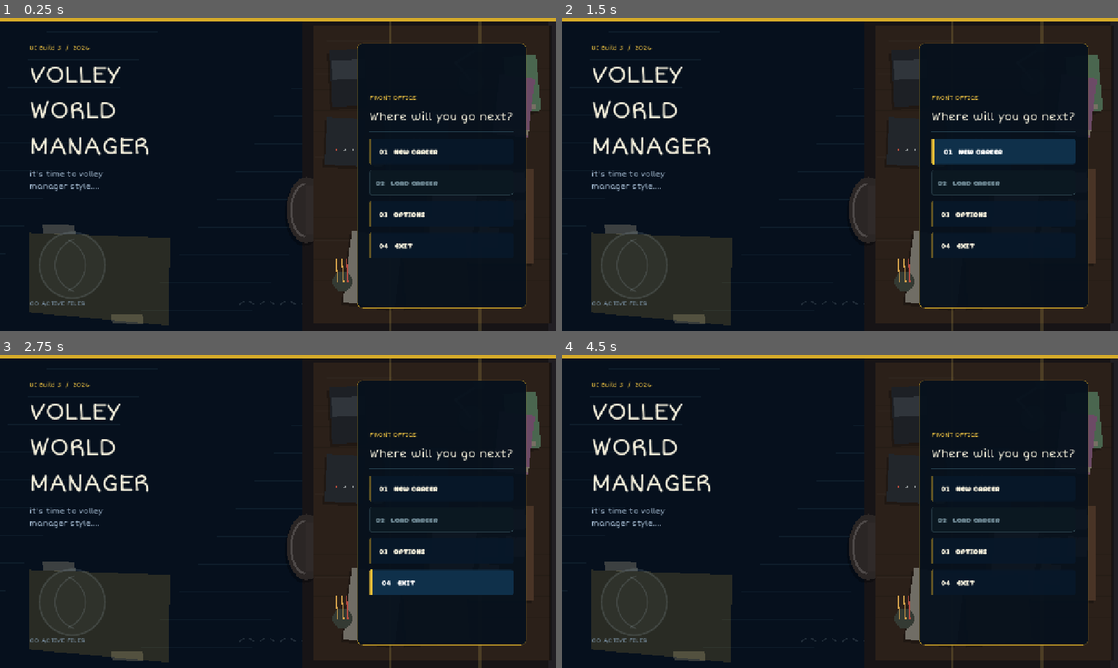
Above: before the commit, frames 1-4 (two rows, left to right).
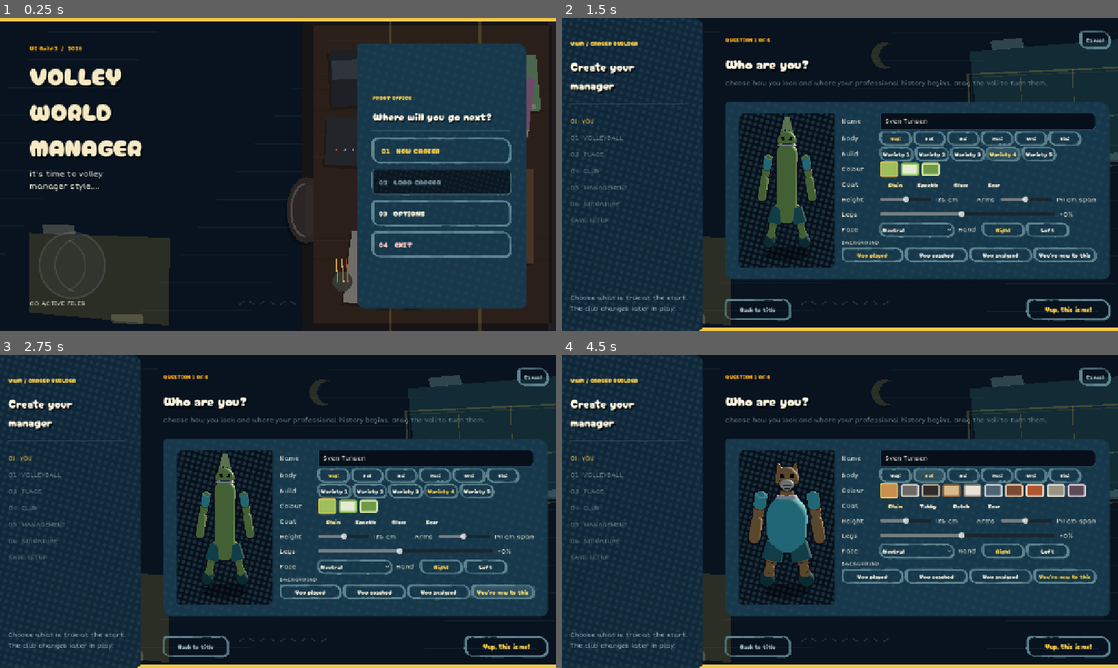
Above: after the commit, the same moments.

Repository: iracarranza/volley-world-manager
Game: Godot game, scene res://scenes/application.tscn
Two runs of this game, one before a commit and one after it. Both use one fixed random seed, a clock stepped at 60 frames per second and the inputs below.
Inputs (mouse positions are in pixels of both pictures, inside the frame that each line leads up to):
- Up to frame 1 (0.25 s): no input
- Up to frame 2 (1.5 s): click "01 NEW CAREER" at 0.5 s; click (1001, 152) at 1.25 s, where only the run before the commit has a clickable "01 NEW CAREER"
- Up to frame 3 (2.75 s): click (500, 592) at 2 s, where only the run after the commit has a clickable "You're new to this"
- Up to frame 4 (4.5 s): click (1062, 592) at 2.75 s, where only the run after the commit has a clickable "You're new to this"; click (895, 473) at 3.5 s, where only the run after the commit has a clickable "Vegi"; click (928, 473) at 4.25 s, where only the run after the commit has a clickable "Feli"

The runs differ from the first frame. In frame 1, 28% of the frame differs, in the area x 0-100%, y 0-93%; in frame 2, 68%; in frame 3, 68%; in frame 4, 70%, in the area x 0-100%, y 0-100%.
Error before the commit: Parse Error: Could not preload resource script "res://scenes/components/volleyball_philosophy_preview.gd". (res://scenes/screens/new_career_screen_v3.gd:3)

Commit message:
Restore Q1 preview and fix facing/ball visibility

Diff:
--- a/scenes/components/volleyball_philosophy_preview.gd
+++ b/scenes/components/volleyball_philosophy_preview.gd
@@ -1 +1,201 @@
-PLACEHOLDER
+class_name VolleyballPhilosophyPreview
+extends SubViewportContainer
+
+## Deterministic teaching vignette used by 02 VOLLEYBALL. The tactical problem,
+## initial positions and decision are authored; the production actor rig owns
+## locomotion, stance interpolation, approaches, contacts, block jumps and landings.
+const COURT_SCENE := preload("res://scenes/components/match_court_3d.tscn")
+const RallyEventModel := preload("res://scripts/models/rally_event.gd")
+const BlockJumpModelRef := preload("res://scripts/simulation/block_jump_model.gd")
+const SpikeBiomechanicsRef := preload("res://scripts/data/spike_biomechanics.gd")
+const BlockBiomechanicsRef := preload("res://scripts/data/block_biomechanics.gd")
+
+const HOME_BASE := {1: Vector2(0.20,0.58),2: Vector2(0.50,0.57),3: Vector2(0.80,0.58),4: Vector2(0.20,0.82),5: Vector2(0.50,0.84),6: Vector2(0.80,0.82)}
+const AWAY_BASE := {101: Vector2(0.20,0.42),102: Vector2(0.50,0.43),103: Vector2(0.80,0.42),104: Vector2(0.20,0.18),105: Vector2(0.50,0.16),106: Vector2(0.80,0.18)}
+const ACTIVE_FRACTION := 0.88
+const BLOCK_LOAD_SECONDS := 0.18
+const BLOCK_MIN_DESCENT_SECONDS := 0.12
+const DEFAULT_BLOCK_LEAP_METERS := 0.60
+var _viewport: SubViewport
+var _court: MatchCourt3D
+var _vignette_id := "good_ball_read"
+var _montage_vignettes: Array[String] = ["good_ball_read","serve_target","defense_read","transition_opportunity","broken_available","construction_flexible"]
+var _clock := 0.0
+var _ready_to_draw := false
+
+func _ready() -> void:
+	stretch = true
+	custom_minimum_size = Vector2(0,250)
+	mouse_filter = Control.MOUSE_FILTER_IGNORE
+	_viewport = SubViewport.new(); _viewport.name = "GameplayViewport"; _viewport.size = Vector2i(760,300); _viewport.own_world_3d = true; _viewport.render_target_update_mode = SubViewport.UPDATE_ALWAYS
+	add_child(_viewport)
+	_court = COURT_SCENE.instantiate() as MatchCourt3D; _viewport.add_child(_court)
+	await get_tree().process_frame
+	_court.setup_players(HOME_BASE,AWAY_BASE)
+	for raw_id in _court.player_actors:
+		var actor := _court.player_actors[raw_id] as PlayerActor3D
+		actor.identity_label.visible = false; actor.focus_ring.visible = false
+		## setup_players leaves both teams at the rig's default yaw. Home attacks
+		## toward -Z; Away must start square to the net facing +Z.
+		actor.facing_yaw = 0.0 if int(raw_id) < 100 else PI
+		actor.has_facing = true
+		actor.rotation.y = actor.facing_yaw
+	_court.camera_3d.position = Vector3(9.1,8.2,8.9); _court.camera_3d.fov = 37.0; _court.camera_3d.look_at(Vector3(-0.25,0.85,1.15),Vector3.UP)
+	## BallActor3D.reset_flight() hides the whole node. Authored preview placement
+	## does not call begin_ball_flight(), so make the production ball visible here.
+	_court.ball_actor.visible = true
+	_ready_to_draw = true; _reset_players(); _apply_frame(0.0)
+
+func set_vignette(vignette_id:String)->void:
+	_vignette_id=vignette_id; _clock=0.0
+	if _ready_to_draw: _reset_players(); _apply_frame(0.0)
+func set_montage_vignettes(vignette_ids:Array[String])->void:
+	if vignette_ids.is_empty(): return
+	_montage_vignettes=vignette_ids.duplicate(); _clock=0.0
+func _process(delta:float)->void:
+	if not _ready_to_draw or not visible:return
+	var duration:=_loop_seconds(); var next_clock:=_clock+delta
+	if next_clock>=duration:
+		_clock=fmod(next_clock,duration)
+		if _vignette_id.begins_with("good_ball_"): _reset_players()
+	else:_clock=next_clock
+	_apply_frame(_clock/duration)
+func _loop_seconds()->float:
+	if _vignette_id.begins_with("good_ball_"):return 5.8
+	if _vignette_id=="serve_aggressive":return 5.0
+	if _vignette_id=="volleyball_montage":return 7.2
+	return 4.2
+func _apply_frame(raw_t:float)->void:
+	if not _vignette_id.begins_with("good_ball_"):_reset_players()
+	var t:=clampf(raw_t/ACTIVE_FRACTION,0.0,1.0)
+	if _vignette_id=="volleyball_montage":_montage(t)
+	else:_draw_vignette(_vignette_id,t)
+func _draw_vignette(id:String,t:float)->void:
+	match id:
+		"good_ball_quick":_good_ball(t,"quick")
+		"good_ball_read":_good_ball(t,"read")
+		"good_ball_hitter":_good_ball(t,"hitter")
+		"serve_controlled":_serve(t,"controlled")
+		"serve_target":_serve(t,"target")
+		"serve_aggressive":_serve(t,"aggressive")
+		"defense_floor":_defense(t,"floor")
+		"defense_read":_defense(t,"read")
+		"defense_block":_defense(t,"block")
+		"transition_reset":_transition(t,"reset")
+		"transition_opportunity":_transition(t,"opportunity")
+		"transition_pressure":_transition(t,"pressure")
+		"broken_structure":_broken_ball(t,"structure")
+		"broken_available":_broken_ball(t,"available")
+		"broken_pressure":_broken_ball(t,"pressure")
+		"construction_combination":_construction(t,"combination")
+		"construction_flexible":_construction(t,"flexible")
+		"construction_isolation":_construction(t,"isolation")
+		_:_good_ball(t,"read")
+func _reset_players()->void:
+	for id in HOME_BASE:_court.set_player_position(int(id),HOME_BASE[id])
+	for id in AWAY_BASE:_court.set_player_position(int(id),AWAY_BASE[id])
+	for raw_id in _court.player_actors:
+		var actor:=_court.player_actors[raw_id] as PlayerActor3D
+		actor.ready_stance="defending"; actor.block_arms=&"two"; actor.set_pose(-1,0.0,0.0,Vector2.ZERO,false)
+		actor.facing_yaw=0.0 if int(raw_id)<100 else PI; actor.has_facing=true; actor.rotation.y=actor.facing_yaw
+	_court.ball_actor.visible=true
+func _ball(p:Vector2,h:float)->void:
+	_court.ball_actor.visible=true; _court.ball_actor.position=_court.tactical_to_world(p.x,p.y,h)
+func _arc(a:Vector2,b:Vector2,t:float,peak:float=3.1)->void:
+	var f:=clampf(t,0.0,1.0); _ball(a.lerp(b,f),0.8+sin(f*PI)*peak)
+func _flight(a:Vector2,a_h:float,b:Vector2,b_h:float,progress:float,lift:float)->void:
+	var f:=clampf(progress,0.0,1.0); _ball(a.lerp(b,f),lerpf(a_h,b_h,f)+sin(f*PI)*lift)
+func _move(id:int,target:Vector2,t:float,begin:float,end:float)->void:
+	var base:Vector2=HOME_BASE.get(id,AWAY_BASE.get(id,target)); _court.set_player_position(id,base.lerp(target,smoothstep(begin,end,t)))
+func _sample(points:Array,times:Array,t:float)->Vector2:
+	if points.is_empty() or points.size()!=times.size():return Vector2.ZERO
+	if t<=float(times[0]):return Vector2(points[0])
+	for i in range(points.size()-1):
+		if t<=float(times[i+1]):return Vector2(points[i]).lerp(Vector2(points[i+1]),smoothstep(float(times[i]),float(times[i+1]),t))
+	return Vector2(points[-1])
+func _pose_action(id:int,event_type:int,t:float,begin:float,contact:float,end:float,peak:float,direction:Vector2,context:Dictionary={})->bool:
+	if t<begin or t>end:return false
+	var actor:=_court.player_actors.get(id) as PlayerActor3D
+	if actor==null:return false
+	if event_type==RallyEventModel.EventType.BLOCK:
+		var seconds:=_loop_seconds()*ACTIVE_FRACTION; var leap:=maxf(float(context.get("leap_meters",DEFAULT_BLOCK_LEAP_METERS)),0.01); var contact_time:=contact*seconds
+		var timeline:=BlockJumpModelRef.jump_timeline(contact_time,leap,absf(float(context.get("timing_error_seconds",0.0))),bool(context.get("late",false))); var moment:=t*seconds
+		actor.set_pose(event_type,BlockJumpModelRef.draw_peak(leap)*BlockJumpModelRef.elevation_at(moment,timeline),_block_pose_phase(moment,timeline,contact_time),direction,true,context); return true
+	var phase:=lerpf(-1.0,0.0,inverse_lerp(begin,contact,t)) if t<=contact else lerpf(0.0,1.0,inverse_lerp(contact,end,t)); var elevation:=0.0
+	if event_type==RallyEventModel.EventType.ATTACK:
+		elevation=peak*smoothstep(SpikeBiomechanicsRef.PLANT_END,0.0,phase) if phase<=0.0 else peak*(1.0-smoothstep(0.18,0.75,phase))
+	actor.set_pose(event_type,elevation,phase,direction,true,context); return true
+func _block_pose_phase(moment:float,timeline:Dictionary,contact_time:float)->float:
+	var takeoff:=float(timeline.get("takeoff",contact_time)); var peak:=float(timeline.get("peak",contact_time)); var landing:=float(timeline.get("landing",contact_time)); var load:=takeoff-BLOCK_LOAD_SECONDS
+	if moment<=load:return -1.0
+	if moment<=takeoff:return lerpf(-1.0,BlockBiomechanicsRef.LOAD_END,inverse_lerp(load,takeoff,moment))
+	if moment<=peak:return lerpf(BlockBiomechanicsRef.LOAD_END,0.0,inverse_lerp(takeoff,peak,moment))
+	var latest:=maxf(peak,landing-BLOCK_MIN_DESCENT_SECONDS); var hold:=clampf(maxf(peak+0.06,contact_time+0.02),peak,latest)
+	if moment<=hold and hold>peak+0.0001:return lerpf(0.0,BlockBiomechanicsRef.HOLD_END,inverse_lerp(peak,hold,moment))
+	if moment<=landing and landing>hold+0.0001:return lerpf(BlockBiomechanicsRef.HOLD_END,BlockBiomechanicsRef.LANDED_PHASE,inverse_lerp(hold,landing,moment))
+	return 1.0
+func _q1_positions(mode:String,t:float)->Dictionary:
+	var p:Dictionary={}; for id in HOME_BASE:p[id]=HOME_BASE[id]
+	for id in AWAY_BASE:p[id]=AWAY_BASE[id]
+	p[5]=_sample([HOME_BASE[5],Vector2(0.50,0.82),Vector2(0.48,0.73)],[0.0,0.08,0.28],t); p[3]=_sample([HOME_BASE[3],Vector2(0.66,0.57)],[0.0,0.20],t); p[4]=_sample([HOME_BASE[4],Vector2(0.19,0.76),Vector2(0.28,0.69)],[0.0,0.18,0.34],t); p[1]=_sample([HOME_BASE[1],Vector2(0.12,0.61),Vector2(0.18,0.54)],[0.0,0.18,0.34],t); p[2]=_sample([HOME_BASE[2],Vector2(0.48,0.54)],[0.0,0.28],t); p[6]=_sample([HOME_BASE[6],Vector2(0.78,0.73),Vector2(0.73,0.66)],[0.0,0.24,0.38],t)
+	if mode=="quick":
+		p[2]=_sample([HOME_BASE[2],Vector2(0.48,0.54),Vector2(0.50,0.515)],[0.0,0.27,0.37],t); p[102]=_sample([AWAY_BASE[102],Vector2(0.48,0.445)],[0.0,0.42],t); p[103]=_sample([AWAY_BASE[103],Vector2(0.72,0.445),Vector2(0.58,0.445)],[0.0,0.36,0.58],t)
+	elif mode=="read":
+		p[102]=_sample([AWAY_BASE[102],Vector2(0.43,0.445),Vector2(0.29,0.445),Vector2(0.29,0.445),Vector2(0.38,0.445)],[0.0,0.30,0.38,0.43,0.67],t); p[103]=_sample([AWAY_BASE[103],Vector2(0.70,0.445),Vector2(0.60,0.445),Vector2(0.32,0.445)],[0.0,0.34,0.43,0.67],t)
+	else:
+		p[102]=_sample([AWAY_BASE[102],Vector2(0.28,0.445),Vector2(0.235,0.445)],[0.0,0.43,0.53],t); p[103]=_sample([AWAY_BASE[103],Vector2(0.20,0.445),Vector2(0.155,0.445)],[0.0,0.45,0.53],t)
+	return p
+func _q1_prepare(mode:String,t:float)->void:
+	for id in _q1_positions(mode,t):_court.set_player_position(int(id),Vector2(_q1_positions(mode,t)[id]))
+	for id in _court.player_actors:
+		var actor:=_court.player_actors[id] as PlayerActor3D; actor.block_arms=&"two"; actor.ready_stance="blocking" if int(id) in [101,102,103] else "defending"
+func _mark(active:Dictionary,id:int,event_type:int,t:float,b:float,c:float,e:float,p:float,d:Vector2,ctx:Dictionary={})->void:
+	if _pose_action(id,event_type,t,b,c,e,p,d,ctx):active[id]=true
+func _idle(active:Dictionary)->void:
+	for id in _court.player_actors:
+		if not active.has(int(id)):(_court.player_actors[id] as PlayerActor3D).set_pose(-1,0.0,0.0,Vector2.ZERO,false)
+func _good_ball(t:float,mode:String)->void:
+	var receive:=Vector2(0.50,0.82); var setter:=Vector2(0.66,0.57); _q1_prepare(mode,t); var active:={}; _mark(active,5,RallyEventModel.EventType.RECEPTION,t,0.0,0.08,0.22,0.0,Vector2(0.16,-0.25))
+	if mode=="quick":
+		_mark(active,3,RallyEventModel.EventType.SET,t,0.16,0.25,0.36,0.0,Vector2(-0.16,-0.06)); _mark(active,2,RallyEventModel.EventType.ATTACK,t,0.25,0.40,0.64,0.86,Vector2(-0.02,-0.34)); _mark(active,102,RallyEventModel.EventType.BLOCK,t,0.30,0.42,0.64,0.0,Vector2(0,0.20),{"leap_meters":0.60}); (_court.player_actors[103] as PlayerActor3D).block_arms=&"one"; _mark(active,103,RallyEventModel.EventType.BLOCK,t,0.38,0.53,0.76,0.0,Vector2(-0.18,0.20),{"leap_meters":0.56,"timing_error_seconds":0.16,"late":true}); _idle(active)
+		if t<0.08:_flight(Vector2(0.52,0.46),3.4,receive,0.92,t/0.08,0.35)
+		elif t<0.22:_flight(receive,0.92,setter,2.08,(t-0.08)/0.14,0.72)
+		elif t<0.28:_flight(setter,2.08,Vector2(0.50,0.515),2.82,(t-0.22)/0.06,0.38)
+		elif t<0.40:_flight(Vector2(0.50,0.515),2.82,Vector2(0.49,0.40),3.02,(t-0.28)/0.12,0.28)
+		elif t<0.58:_flight(Vector2(0.49,0.40),3.02,Vector2(0.49,0.17),0.30,(t-0.40)/0.18,0.12)
+		else:_ball(Vector2(0.49,0.17),0.30)
+		return
+	if mode=="read":
+		_mark(active,2,RallyEventModel.EventType.ATTACK,t,0.27,0.40,0.62,0.72,Vector2(-0.02,-0.25)); _mark(active,102,RallyEventModel.EventType.BLOCK,t,0.27,0.40,0.62,0.0,Vector2(0,0.22),{"leap_meters":0.58}); _mark(active,3,RallyEventModel.EventType.SET,t,0.34,0.44,0.55,0.0,Vector2(-0.48,-0.04)); _mark(active,1,RallyEventModel.EventType.ATTACK,t,0.43,0.60,0.84,0.88,Vector2(0.16,-0.34)); _mark(active,103,RallyEventModel.EventType.BLOCK,t,0.49,0.61,0.82,0.0,Vector2(-0.18,0.22),{"leap_meters":0.60}); _idle(active)
+		if t<0.08:_flight(Vector2(0.52,0.46),3.4,receive,0.92,t/0.08,0.35)
+		elif t<0.22:_flight(receive,0.92,setter,2.08,(t-0.08)/0.14,0.72)
+		elif t<0.44:_ball(setter,2.08)
+		elif t<0.57:_flight(setter,2.08,Vector2(0.18,0.535),2.92,(t-0.44)/0.13,0.72)
+		elif t<0.76:_flight(Vector2(0.18,0.535),2.92,Vector2(0.34,0.20),0.32,(t-0.57)/0.19,0.14)
+		else:_ball(Vector2(0.34,0.20),0.32)
+		return
+	_mark(active,3,RallyEventModel.EventType.SET,t,0.22,0.34,0.46,0.0,Vector2(-0.49,-0.04)); _mark(active,1,RallyEventModel.EventType.ATTACK,t,0.40,0.61,0.88,0.90,Vector2(-0.02,-0.25)); _mark(active,102,RallyEventModel.EventType.BLOCK,t,0.42,0.61,0.86,0.0,Vector2(-0.10,0.22),{"leap_meters":0.62}); _mark(active,103,RallyEventModel.EventType.BLOCK,t,0.42,0.61,0.86,0.0,Vector2(-0.10,0.22),{"leap_meters":0.62}); _idle(active)
+	if t<0.08:_flight(Vector2(0.52,0.46),3.4,receive,0.92,t/0.08,0.35)
+	elif t<0.22:_flight(receive,0.92,setter,2.08,(t-0.08)/0.14,0.72)
+	elif t<0.47:_flight(setter,2.08,Vector2(0.17,0.535),2.94,(t-0.22)/0.25,0.82)
+	elif t<0.61:_flight(Vector2(0.17,0.535),2.94,Vector2(0.155,0.445),3.12,(t-0.47)/0.14,0.20)
+	elif t<0.66:_flight(Vector2(0.155,0.445),3.12,Vector2(0.10,0.40),3.06,(t-0.61)/0.05,0.02)
+	elif t<0.80:_flight(Vector2(0.10,0.40),3.06,Vector2(-0.09,0.31),0.55,(t-0.66)/0.14,0.06)
+	else:_ball(Vector2(-0.09,0.31),0.55)
+
+## Q2-Q6 compact previews retained.
+func _serve(t:float,mode:String)->void:
+	var c:=Vector2(0.80,1.03); _move(6,c,t,0.0,0.18)
+	if mode=="controlled":_move(105,Vector2(0.50,0.20),t,0.38,0.72); _arc(c,Vector2(0.50,0.20),t/0.74,2.5)
+	elif mode=="target":_move(104,Vector2(0.34,0.20),t,0.30,0.68); _move(105,Vector2(0.38,0.20),t,0.30,0.68); _arc(c,Vector2(0.36,0.20),t/0.70,3.0)
+	else:_arc(c,Vector2(0.74,0.18) if t<0.5 else Vector2(1.08,0.08),t/0.46 if t<0.5 else (t-0.5)/0.42,4.3)
+func _defense(t:float,mode:String)->void:
+	var s:=Vector2(0.50,0.38); var target:=Vector2(0.50,0.62) if mode=="floor" else Vector2(0.58,0.77) if mode=="read" else Vector2(0.26,0.34); _arc(s,target,t,2.4)
+func _transition(t:float,mode:String)->void:
+	var d:=Vector2(0.72,0.82); var s:=Vector2(0.52,0.65); _move(6,d,t,0.0,0.24); _move(5,s,t,0.08,0.34); _arc(Vector2(0.24,0.42),d,t/0.24,2.3) if t<0.24 else _arc(d,s,(t-0.24)/0.15,1.7) if t<0.39 else _arc(s,Vector2(0.20,0.22) if mode=="pressure" else Vector2(0.72,0.22) if mode=="opportunity" else Vector2(0.50,0.22),(t-0.39)/0.5,2.1)
+func _broken_ball(t:float,mode:String)->void:
+	var r:=Vector2(0.92,0.82); var o:=Vector2(0.78,0.66); _move(6,r,t,0.0,0.22); _arc(Vector2(0.58,0.15),r,t/0.22,3.0) if t<0.22 else _arc(r,o,(t-0.22)/0.16,1.5) if t<0.38 else _arc(o,Vector2(0.48,0.22) if mode=="structure" else Vector2(0.70,0.22) if mode=="available" else Vector2(0.18,0.22),(t-0.38)/0.5,2.2)
+func _construction(t:float,mode:String)->void:
+	var x:=0.80 if mode=="combination" or mode=="flexible" else 0.18; _arc(Vector2(0.50,0.78),Vector2(0.50,0.58),t/0.42,2.0) if t<0.42 else _arc(Vector2(0.50,0.58),Vector2(x,0.30),(t-0.42)/0.58,3.0)
+func _montage(t:float)->void:
+	var count:=maxi(_montage_vignettes.size(),1); var scaled:=clampf(t,0.0,0.9999)*float(count); _draw_vignette(_montage_vignettes[mini(int(floor(scaled)),count-1)],fmod(scaled,1.0))
